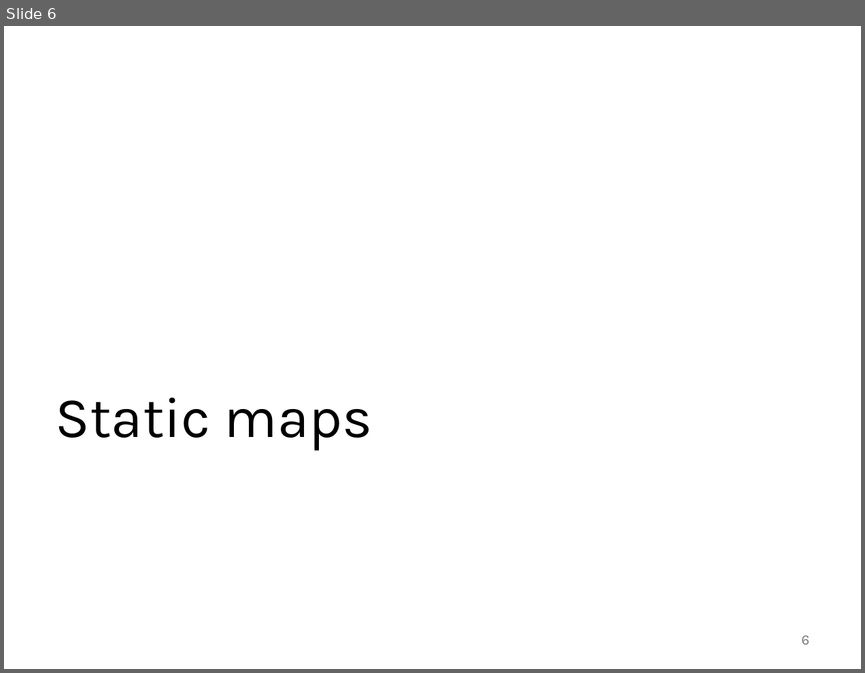
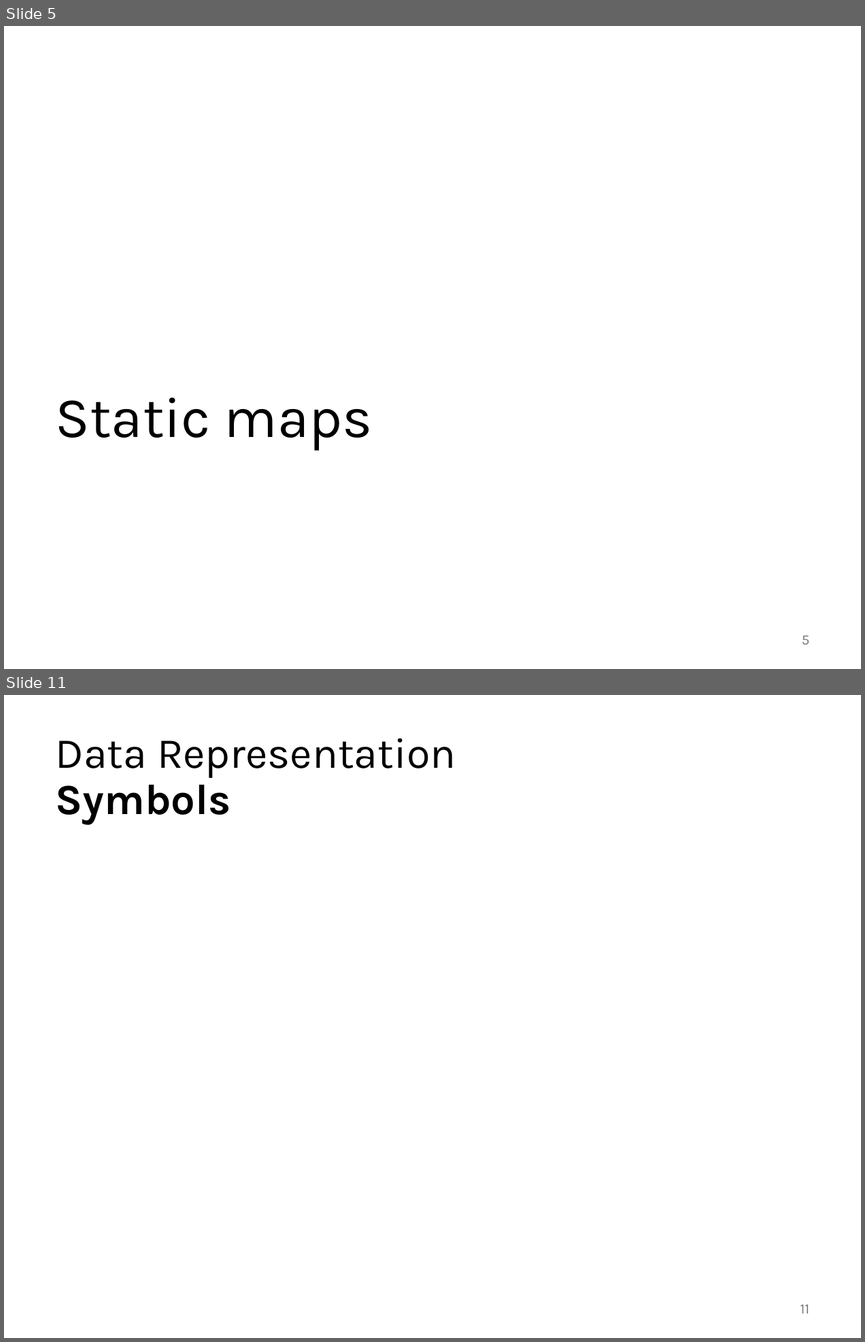
Before and after one commit to abuabara/abuabara.github.io, a slide deck: DAEN489S26/week11_slides.pptx. Shown one above the other, each under a label of ours: slide 6 before the commit, slides 5 and 11 after it; the slides between them are not shown. The pictures are 865x673 and 865x1342 pixels, drawn with LibreOffice and Linux fonts; fonts in the diff are those of the drawing. Boxes give left, top, right and bottom in pixels: in the first picture for what was removed or moved away, otherwise in the second. Text is boxed around its words. In the diff, an @@ line names an element or a change of style, - is before the commit and + after.

```diff
--- a/DAEN489S26/week11_slides.pptx
+++ b/DAEN489S26/week11_slides.pptx
@@ slide 11 added at [4,695,861,1338], background #FFFFFF @@
@@ title added at [56,738,456,824], 36 pt, text #000000 @@
+Data Representation
+Symbols
@@ page number added at [800,1304,810,1313], 12 pt, text #797979 @@
+11
@@ what was slide 6 is now slide 5 @@
@@ page number at [802,635,810,644]: text changed @@
-6
+5
```
Also in this commit, not shown: 4 slides changed, 15 other slides added, 2 slides removed, 2 other files.
